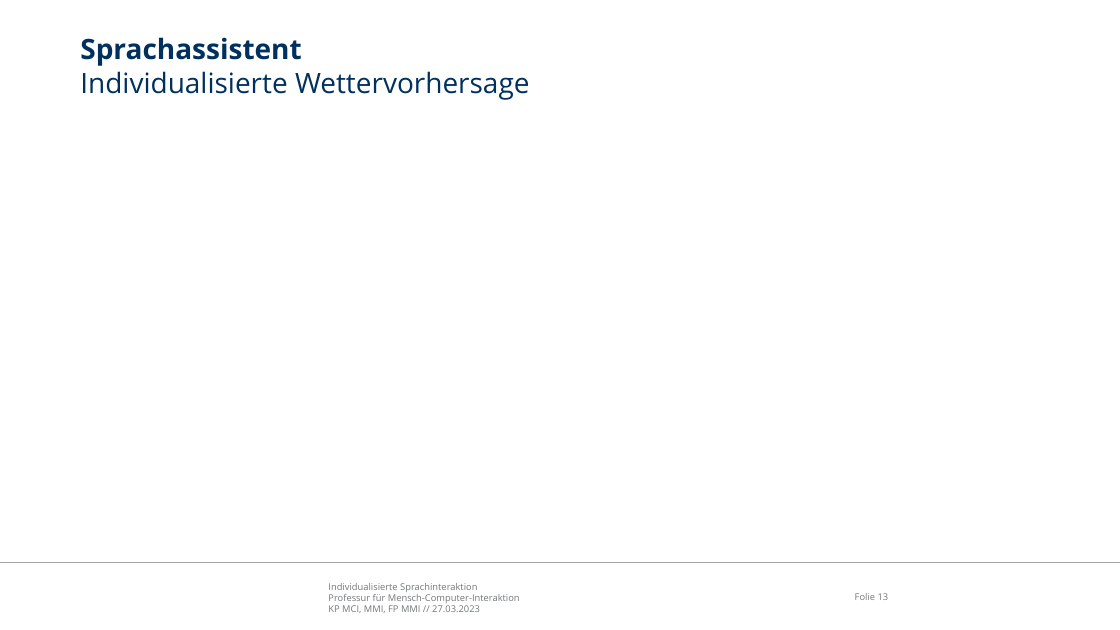
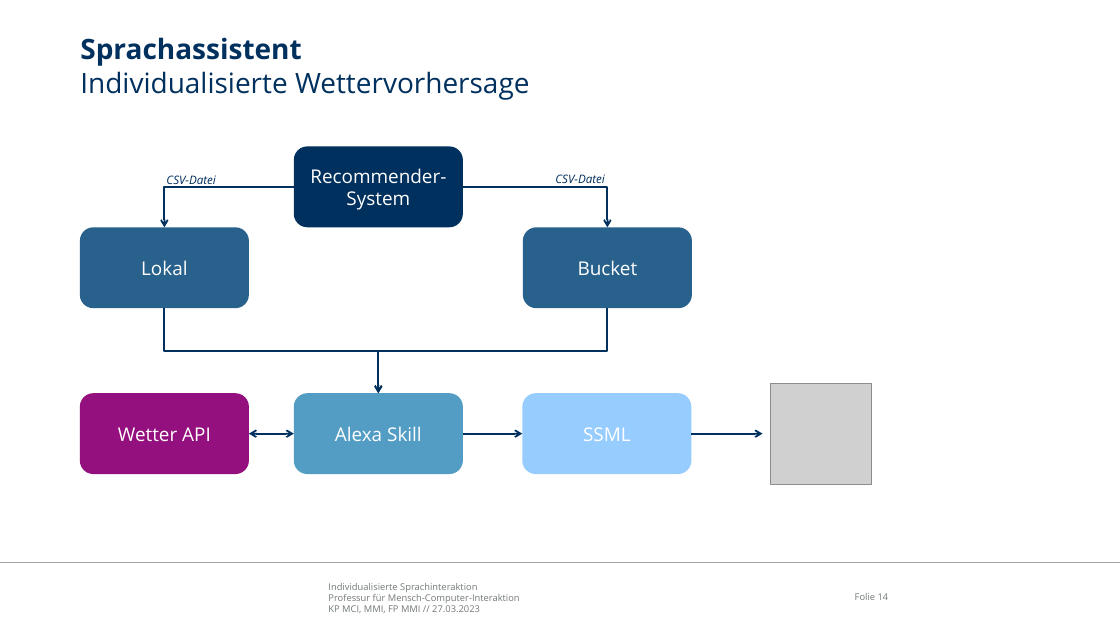
Before and after one commit to EmelieRadziwill/MCI_Sprachinteraktion, a slide deck: slide 14 of Dokumentation/Abschlusspräsentation.pptx (slide 13 before the commit). Drawn at 1120x630 pixels with LibreOffice and Linux fonts; fonts in the diff are those of the drawing; grey boxes stand for pictures; background and template pictures are left out. Boxes give left, top, right and bottom in pixels: in the first picture for what was removed or moved away, otherwise in the second. Text is boxed around its words. In the diff, an @@ line names an element or a change of style, - is before the commit and + after.

Commit message:
Präsentation update

```diff
--- a/Dokumentation/Abschlusspräsentation.pptx
+++ b/Dokumentation/Abschlusspräsentation.pptx
@@ rounded rectangle added at (x1=294, y1=146, x2=463, y2=227), fill #00305E, 16.2 pt, text #FFFFFF @@
+Recommender-System
@@ text added at (x1=166, y1=175, x2=215, y2=188), 10 pt, text #00305E, italic @@
+CSV-Datei
@@ text added at (x1=555, y1=174, x2=604, y2=187), 10 pt, text #00305E, italic @@
+CSV-Datei
@@ elbow arrow added from (294, 187) to (165, 228), #00305E 1.5 pt @@
@@ elbow arrow added from (463, 187) to (607, 228), #00305E 1.5 pt @@
@@ rounded rectangle added at (x1=80, y1=228, x2=249, y2=308), fill #28618C, 16.2 pt, text #FFFFFF @@
+Lokal
@@ rounded rectangle added at (x1=523, y1=228, x2=691, y2=308), fill #28618C, 16.2 pt, text #FFFFFF @@
+Bucket
@@ elbow arrow added from (165, 308) to (378, 393), #00305E 1.5 pt @@
@@ elbow arrow added from (607, 308) to (378, 393), #00305E 1.5 pt @@
@@ picture added at (x1=771, y1=383, x2=872, y2=484) @@
@@ rounded rectangle added at (x1=80, y1=393, x2=249, y2=474), fill #93107E, 16.2 pt, text #FFFFFF @@
+Wetter API
@@ rounded rectangle added at (x1=294, y1=393, x2=463, y2=474), fill #539DC5, 16.2 pt, text #FFFFFF @@
+Alexa Skill
@@ rounded rectangle added at (x1=523, y1=393, x2=691, y2=474), fill #97CCFF, 16.2 pt, text #FFFFFF @@
+SSML
@@ double arrow added from (249, 434) to (294, 434), #00305E 1.5 pt @@
@@ arrow added from (463, 434) to (523, 434), #00305E 1.5 pt @@
@@ arrow added from (691, 434) to (763, 434), #00305E 1.5 pt @@
@@ page number at (x1=855, y1=593, x2=889, y2=600): text changed @@
-Folie 13
+Folie 14
```
Also in this commit, not shown: 1 other slide changed, 3 slides added.
